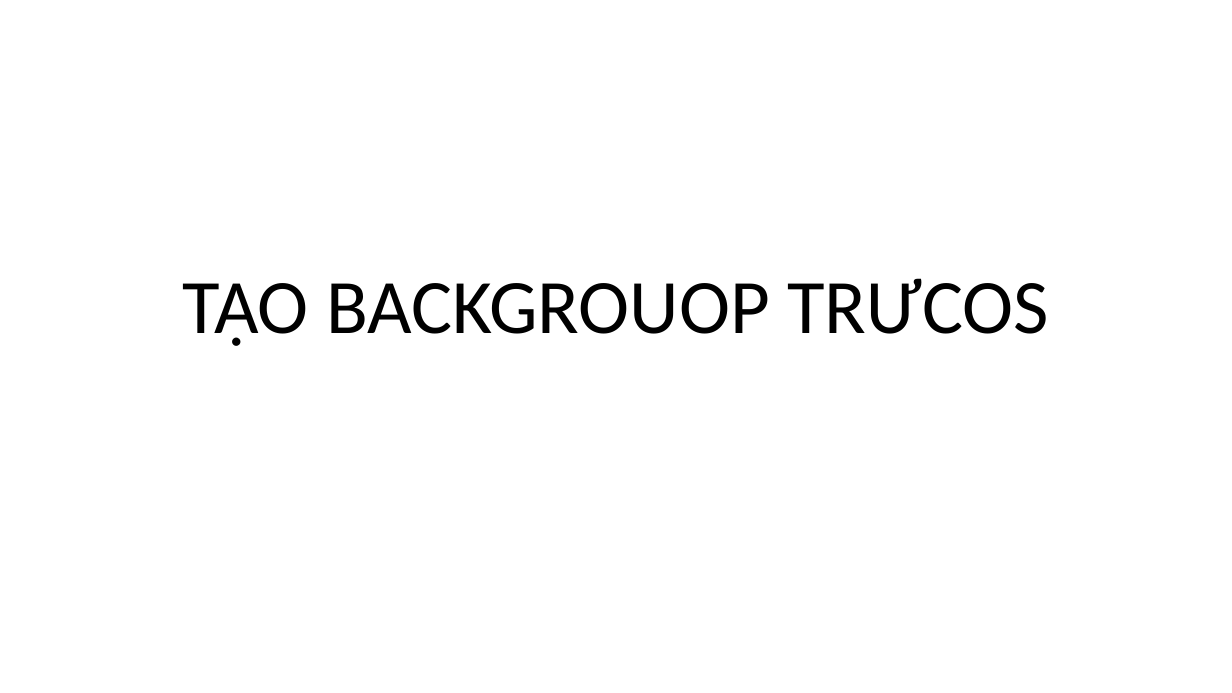
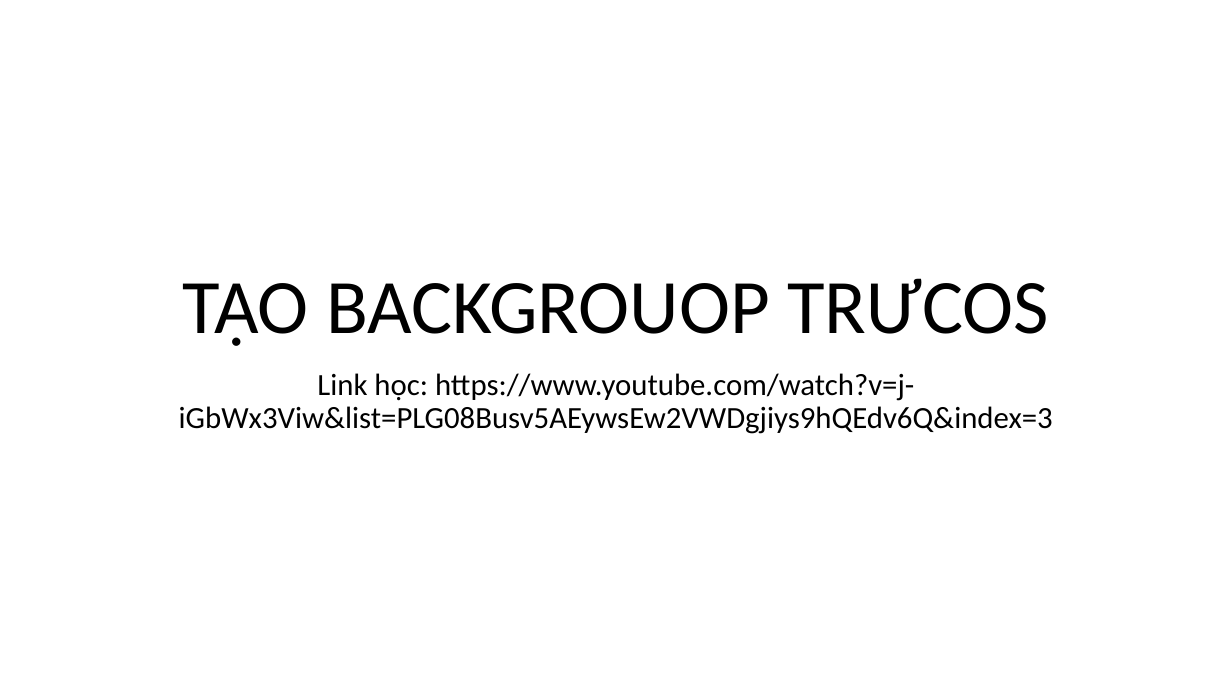
Before and after one commit to DangVanDoan05/photoshop, a slide deck: slide 1 of THIẾT KẾ BANNER.pptx. Drawn at 1232x693 pixels with LibreOffice and Linux fonts; fonts in the diff are those of the drawing. Boxes give left, top, right and bottom in pixels: in the first picture for what was removed or moved away, otherwise in the second. Text is boxed around its words. In the diff, an @@ line names an element or a change of style, - is before the commit and + after.

```diff
--- a/THIẾT KẾ BANNER.pptx
+++ b/THIẾT KẾ BANNER.pptx
@@ subtitle added at [179,373,1053,434], 24 pt, text #000000 @@
+Link học: https://www.youtube.com/watch?v=j-iGbWx3Viw&list=PLG08Busv5AEywsEw2VWDgjiys9hQEdv6Q&index=3
```
Also in this commit, not shown: 3 slides added, 2 slides removed, 4 other files.
